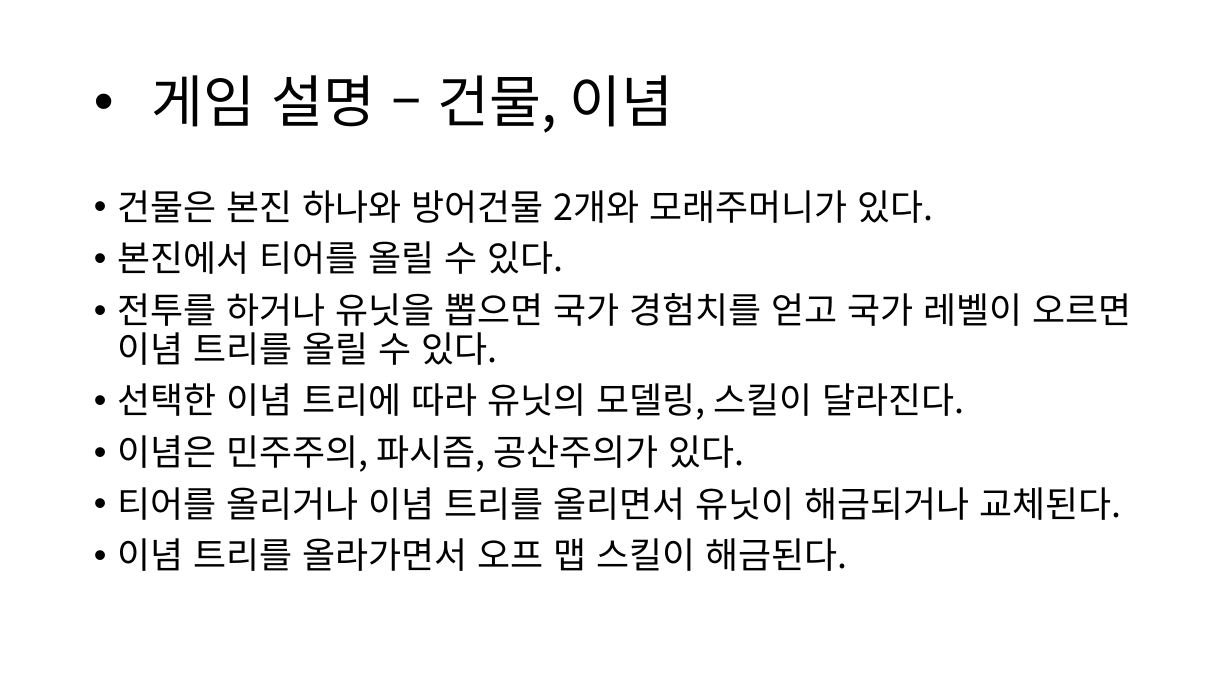
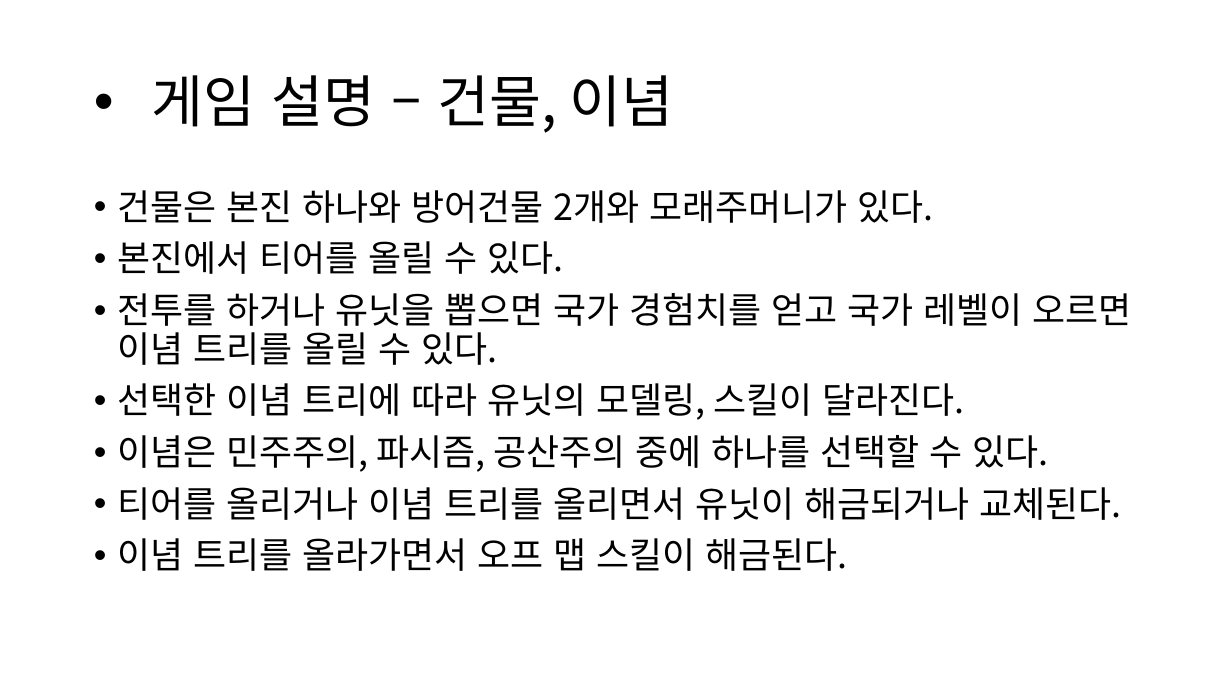
Before and after one commit to Kim2Kang/Documents, a slide deck: slide 6 of 제안서/강태규/졸업작품_제안서_2.0.0ver.pptx. Drawn at 1232x693 pixels with LibreOffice and Linux fonts; fonts in the diff are those of the drawing. Boxes give left, top, right and bottom in pixels: in the first picture for what was removed or moved away, otherwise in the second. Text is boxed around its words. In the diff, an @@ line names an element or a change of style, - is before the commit and + after.

```diff
--- a/제안서/강태규/졸업작품_제안서_2.0.0ver.pptx
+++ b/제안서/강태규/졸업작품_제안서_2.0.0ver.pptx
@@ text at bbox=[117, 435, 1048, 472]: text changed @@
-• 이념은 민주주의, 파시즘, 공산주의가 있다.
+• 이념은 민주주의, 파시즘, 공산주의 중에 하나를 선택할 수 있다.
```
Also in this commit, not shown: 3 other slides changed, 2 slides added, 2 other files.
